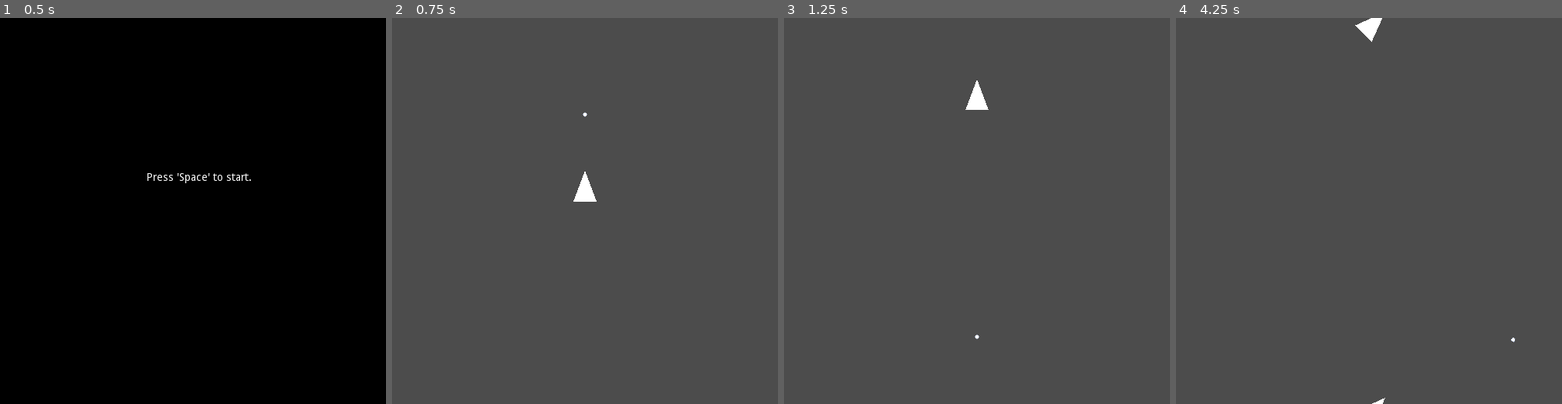
Above: before the commit, frames 1-4 (left to right).
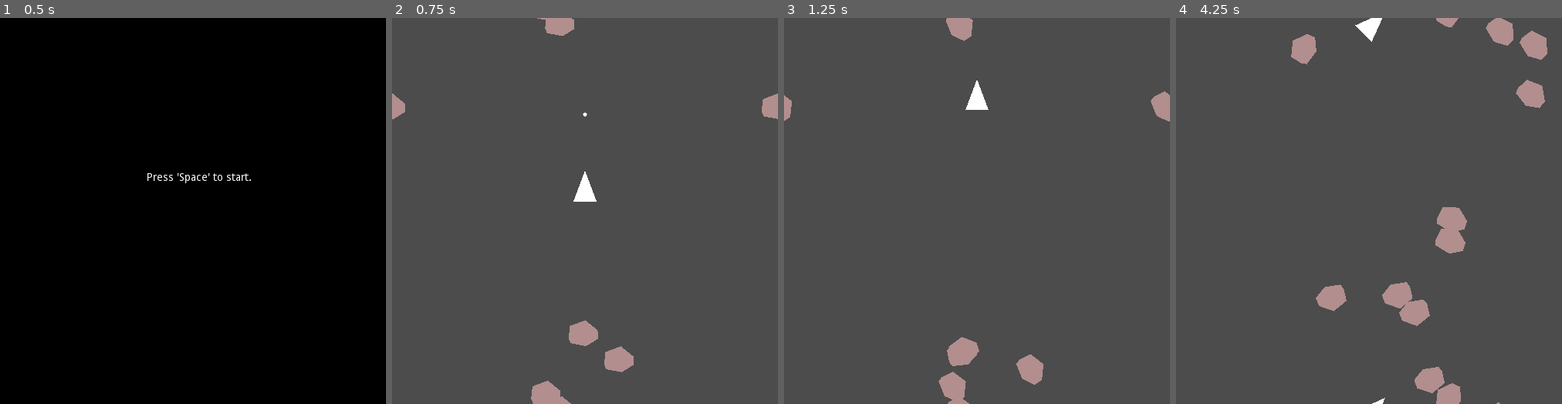
Above: after the commit, the same moments.

Repository: leddkire/godot-asteroids
Game: Godot game, scene res://StartOfGame.tscn
Two runs of this game, one before a commit and one after it. Both use one fixed random seed, a clock stepped at 60 frames per second and the inputs below.
Inputs (mouse positions are in pixels of both pictures, inside the frame that each line leads up to):
- Up to frame 1 (0.5 s): no input
- Up to frame 2 (0.75 s): tap Space (shoot_projectile) at 0.5 s; move the mouse to (565, 288) at 0.52 s; hold Up (move_up) from 0.53 s (still down); hold Space (shoot_projectile) from 0.53 s (still down); click (565, 288) at 0.67 s
- Up to frame 3 (1.25 s): keep holding Up (move_up); keep holding Space (shoot_projectile)
- Up to frame 4 (4.25 s): move the mouse to (1484, 268) at 1.27 s; release Space (shoot_projectile) at 1.28 s; tap Space (shoot_projectile) at 1.35, 2.85 s; move the mouse to (1253, 153) at 2.02 s; release Up (move_up) at 2.03 s; hold Space (shoot_projectile) 2.03-2.78 s; hold Left (move_left) from 2.03 s (still down); move the mouse to (1388, 211) at 2.77 s; click (1388, 211) at 2.92 s; move the mouse to (1311, 114) at 3.52 s; hold Space (shoot_projectile) from 3.53 s (still down)

Frame 1 is identical in both runs. In frame 2, 1.8% of the frame differs, in the area x 0-100%, y 0-100%; in frame 3, 1.9%; in frame 4, 4.1%, in the area x 29-97%, y 0-100%.
Error before the commit: Parse Error: The identifier "EndGameRule" isn't declared in the current scope. (res://asteroids/AsteroidFactory.gd:10)

Commit message:
Create EndGameRule for handling end-game rules

Diff:
--- a/asteroids/Asteroid.gd
+++ b/asteroids/Asteroid.gd
@@ -10,6 +10,8 @@
 
 onready var ignoring_signals = false
 onready var signal_counter = 0
+
+signal asteroid_destroyed
 
 func _ready():
     AsteroidConfiguration.autowire(self)
@@ -43,6 +45,8 @@
     print_debug("Initialized new asteroid: " + self.name + " with size: " + size)
 
 func pulverize():
+    if(self.size == "S"):
+        emit_signal("asteroid_destroyed")
     queue_free()
 
 func split():
--- a/lives/player/PlayerLives.gd
+++ b/lives/player/PlayerLives.gd
@@ -10,3 +10,7 @@
     print_debug("Lost a life. Left: " + str(lives))
     if(lives==0):
         print_debug("Player has died")
+        EndGameRule.end_game()
+
+func reset():
+    self.lives = 3
--- a/project.godot
+++ b/project.godot
@@ -81,6 +81,7 @@
 ShipAntenna="*res://antennas/ShipAntenna.gd"
 PlayerLives="*res://lives/player/PlayerLives.gd"
 AsteroidConfiguration="*res://asteroids/AsteroidConfiguration.gd"
+EndGameRule="*res://rules/end/EndGameRule.gd"
 
 [display]
 
--- /dev/null
+++ b/rules/end/EndGameRule.gd
@@ -0,0 +1,22 @@
+extends Node
+
+var start_of_game: PackedScene
+
+func _ready():
+    start_of_game = load("res://StartOfGame.tscn")
+
+func _on_asteroid_destroyed():
+    print("A small asteroid was destroyed")
+    if(only_the_last_destroyed_asteroid_left()):
+        print("End of the level.")
+        end_game()
+
+func only_the_last_destroyed_asteroid_left():
+    var asteroids_left = EntityCensus.asteroids()
+    print("Asteroids left: " + str(asteroids_left))
+    return asteroids_left == 1
+
+func end_game():
+        EntityCensus.clear()
+        PlayerLives.reset()
+        self.get_tree().change_scene_to(start_of_game)
--- a/screen/EntityCensus.gd
+++ b/screen/EntityCensus.gd
@@ -1,6 +1,7 @@
 extends Node
 
 var entities_on_screen : Dictionary = {}
+var asteroids_on_screen: Dictionary = {}
 
 var last_id_issued = -1
 const max_number_of_entities_per_entry = 9
@@ -15,7 +16,7 @@
     if is_in_census(entity.screen_id):
         var entity_list : Array = census_entry(entity.screen_id)
         if within_maximum_allowed_entities(entity_list.size()):
-                add_to_existing_census_entry(entity_list, entity)
+                add_to_existing_census_entry(entity)
         else:
             printerr("Attempted to exceed max allowed entities in census: " + entity.name + " with screen id: " + screen_id)
     else:
@@ -30,13 +31,20 @@
 func within_maximum_allowed_entities(census_entry_size):
     return census_entry_size  < max_number_of_entities_per_entry
 
-func add_to_existing_census_entry(census_entry, entity):
-    census_entry.push_front(weakref(entity))
+func add_to_existing_census_entry(entity):
+    entities_on_screen[entity.screen_id].push_front(weakref(entity))
+    var asteroid_instance = entity as AsteroidScreenInstance
+    if asteroid_instance :
+        asteroids_on_screen[entity.screen_id].push_front(weakref(entity))
     #print_debug("Added a new entity to the census with screen id: " + str(entity.screen_id))
     #print_debug("Current entities with that same screen id: " + str(entities_on_screen[entity.screen_id]))
 
 func add_new_census_entry(entity):
-    entities_on_screen[entity.screen_id] = [weakref(entity)]
+    var ref = weakref(entity)
+    entities_on_screen[entity.screen_id] = [ref]
+    var asteroid_instance = entity as AsteroidScreenInstance
+    if asteroid_instance :
+        asteroids_on_screen[entity.screen_id] = [ref]
 
 func get_in_census(screen_id):
     if is_in_census(screen_id):
@@ -47,3 +55,16 @@
         return entities.duplicate(deep_copy)
     else:
         printerr("Requested an entity list with a screen_id that wasn't found in the census: " + str(screen_id))
+
+func asteroids():
+    var counter = 0
+    for census_entry in asteroids_on_screen.values():
+        for screen_instance_ref in census_entry:
+            if screen_instance_ref.get_ref():
+                counter +=1
+                break
+    return counter
+
+
+func clear():
+    entities_on_screen.clear()
